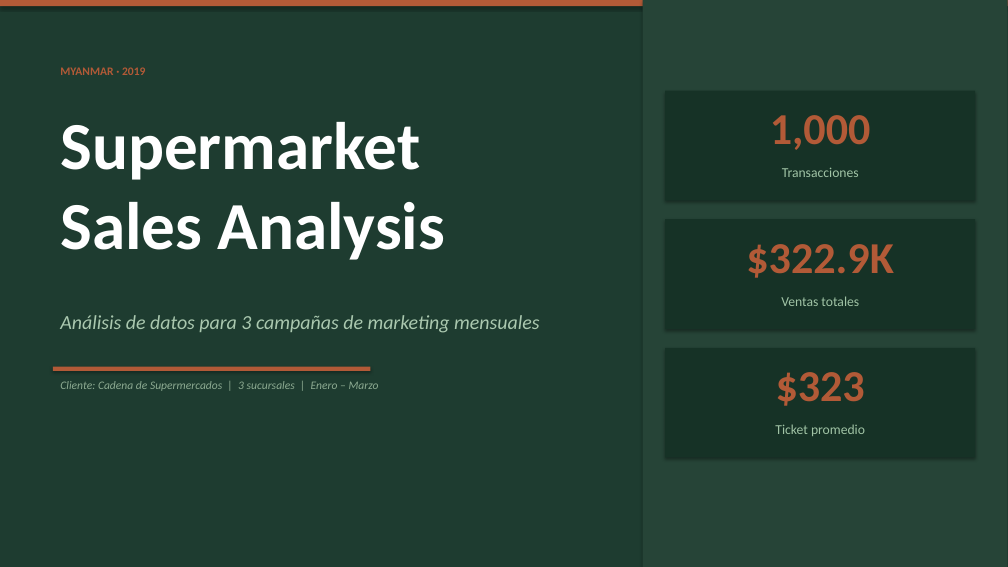
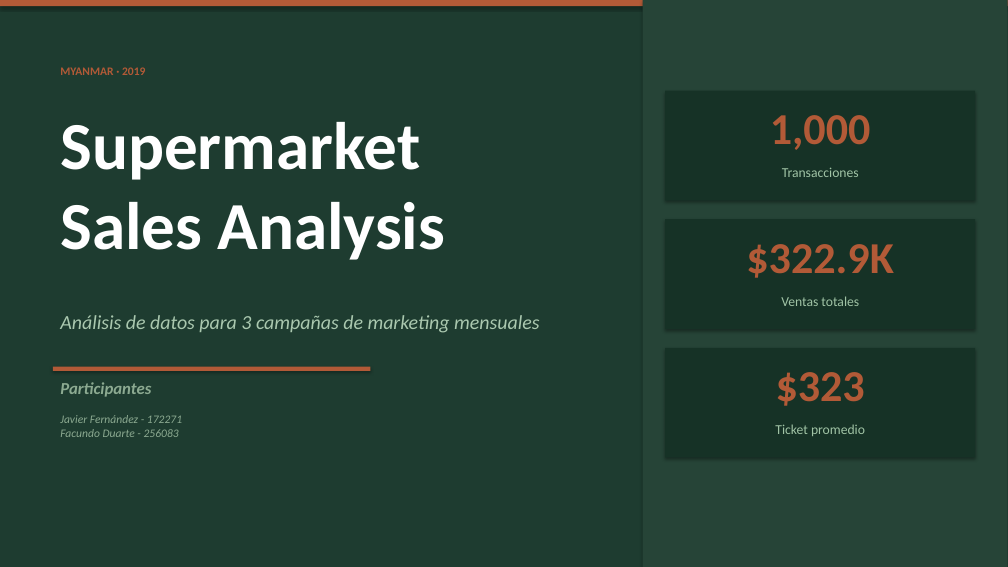
Before and after one commit to javierFernandezF/tallerStoryteling, a slide deck: slide 1 of Taller/Archivos notables/Desafio3_Presentacion_v3.pptx. Drawn at 1008x567 pixels with LibreOffice and Linux fonts; fonts in the diff are those of the drawing. Boxes give left, top, right and bottom in pixels: in the first picture for what was removed or moved away, otherwise in the second. Text is boxed around its words. In the diff, an @@ line names an element or a change of style, - is before the commit and + after.

```diff
--- a/Taller/Archivos notables/Desafio3_Presentacion_v3.pptx
+++ b/Taller/Archivos notables/Desafio3_Presentacion_v3.pptx
@@ text at (60,382,182,437): text changed @@
-Cliente: Cadena de Supermercados | 3 sucursales | Enero – Marzo
+Participantes
+Javier Fernández - 172271
+Facundo Duarte - 256083
```
Also in this commit, not shown: 7 other slides changed, 2 other files.
